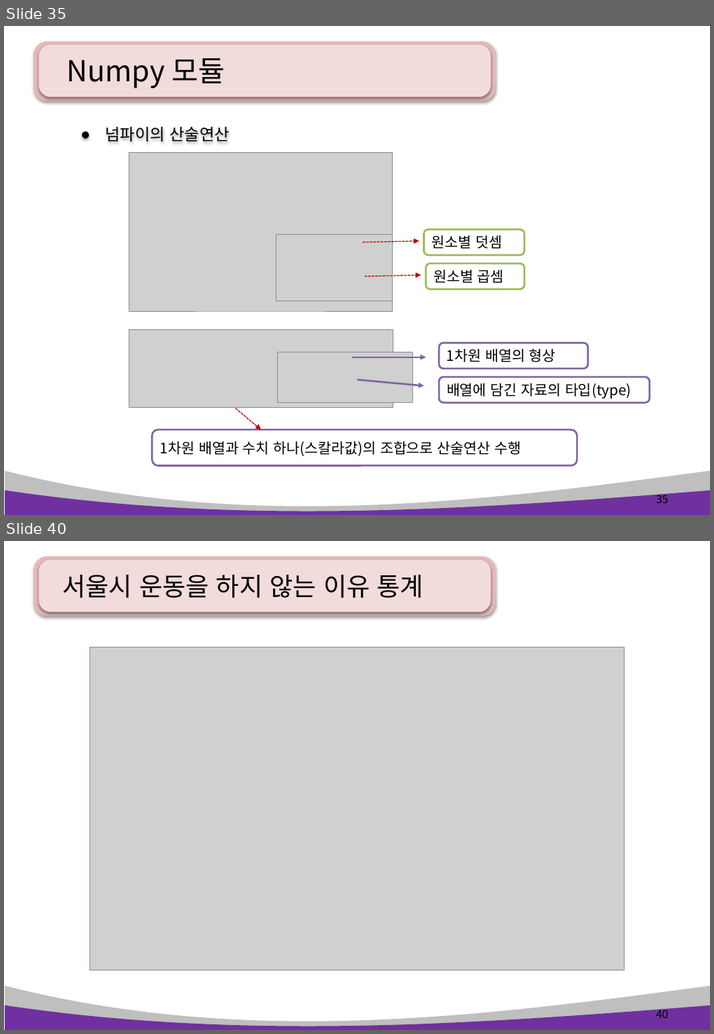
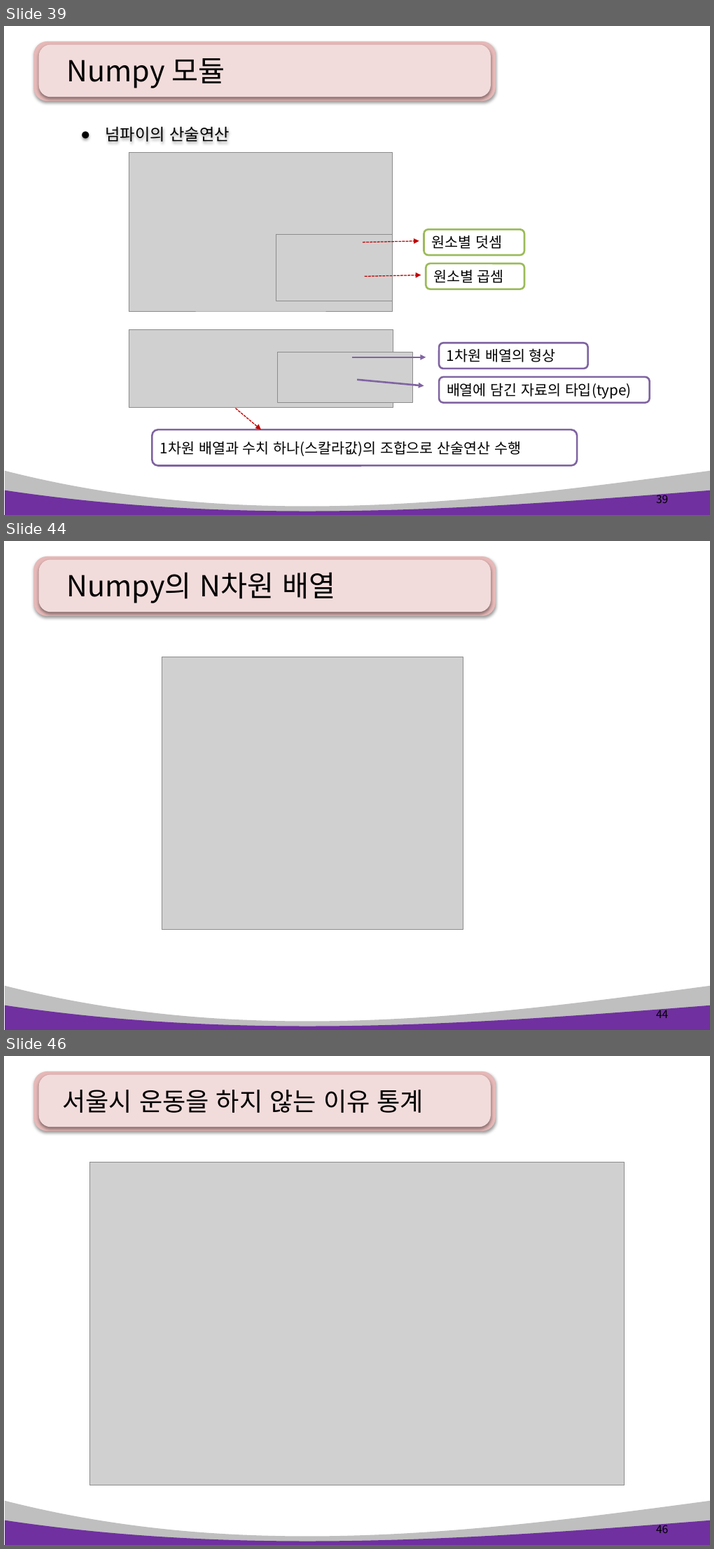
Before and after one commit to pshho/ngreen_project, a slide deck: pyWorks/자료/python_ppt/Python 13장. 데이터 분석 및 시각화 .pptx. Shown one above the other, each under a label of ours: slides 35 and 40 before the commit, slides 39, 44 and 46 after it; the slides between them are not shown. The pictures are 714x1034 and 714x1549 pixels, drawn with LibreOffice and Linux fonts; fonts in the diff are those of the drawing; grey boxes stand for pictures. Boxes give left, top, right and bottom in pixels: in the first picture for what was removed or moved away, otherwise in the second. Text is boxed around its words. In the diff, an @@ line names an element or a change of style, - is before the commit and + after.

```diff
--- a/pyWorks/자료/python_ppt/Python 13장. 데이터 분석 및 시각화 .pptx
+++ b/pyWorks/자료/python_ppt/Python 13장. 데이터 분석 및 시각화 .pptx
@@ slide 44 added at [4, 541, 710, 1030], background #FFFFFF; not listed: 4 template elements that a slide beside it also shows @@
@@ text added at [66, 572, 335, 603], 32 pt, text #000000 @@
+Numpy의 N차원 배열
@@ picture added at [162, 657, 462, 929] @@
@@ page number added at [656, 1007, 668, 1018], 12 pt, text #000000 @@
+44
@@ what was slide 35 is now slide 39 @@
@@ page number at [656, 492, 668, 503]: text changed @@
-35
+39
@@ what was slide 40 is now slide 46 @@
@@ page number at [656, 1522, 668, 1533]: text changed @@
-40
+46
```
Also in this commit, not shown: 3 slides changed, 6 other slides added, 1 slide removed, 11 other files.
